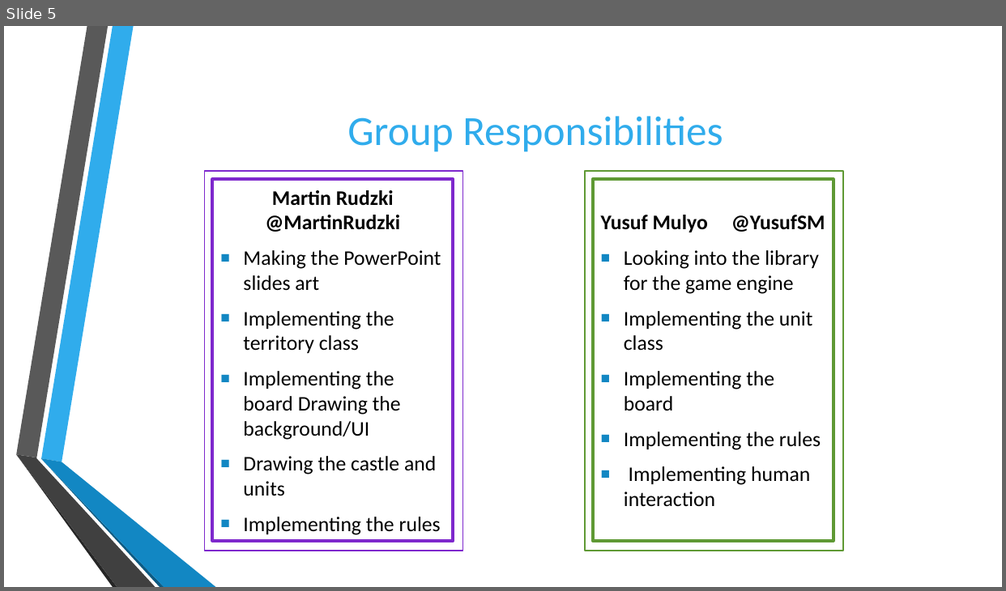
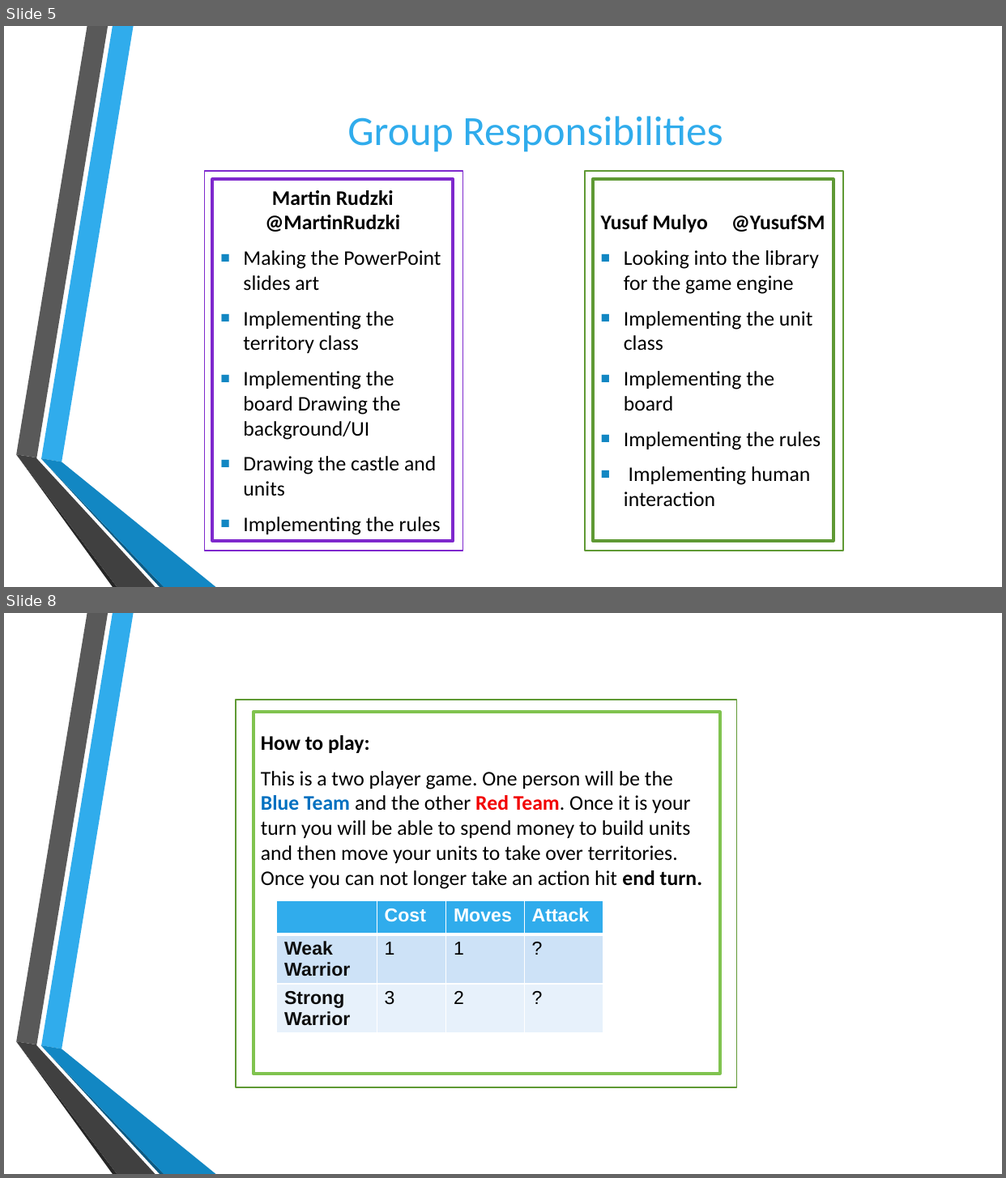
Before and after one commit to oplS16projects/Martin-and-Mulyo-RacketFantasy, a slide deck: RacketProject.pptx. Shown one above the other, each under a label of ours: slide 5 before the commit, slides 5 and 8 after it; the slides between them are not shown. The pictures are 1006x591 and 1006x1178 pixels, drawn with LibreOffice and Linux fonts; fonts in the diff are those of the drawing; background and template pictures are left out. Boxes give left, top, right and bottom in pixels: in the first picture for what was removed or moved away, otherwise in the second. Text is boxed around its words. In the diff, an @@ line names an element or a change of style, - is before the commit and + after.

```diff
--- a/RacketProject.pptx
+++ b/RacketProject.pptx
@@ slide 8 added at [4, 613, 1002, 1174], background picture (left out); not listed: 6 template elements that a slide beside it also shows @@
@@ rectangle added at [236, 700, 737, 1088], fill #FFFFFF, outline #5F9934 1.25 pt @@
@@ rectangle added at [253, 712, 720, 1073], outline #80C34F 3 pt, 20 pt, text #000000 @@
+How to play:
+This is a two player game. One person will be the Blue Team and the other Red Team. Once it is your turn you will be able to spend money to build units and then move your units to take over territories. Once you can not longer take an action hit end turn.
@@ table added at [277, 901, 603, 1039], 3 rows, 4 columns @@
+ | Cost | Moves | Attack
+Weak Warrior | 1 | 1 | ?
+Strong Warrior | 3 | 2 | ?
```
Also in this commit, not shown: 2 other slides added, 11 other files.
